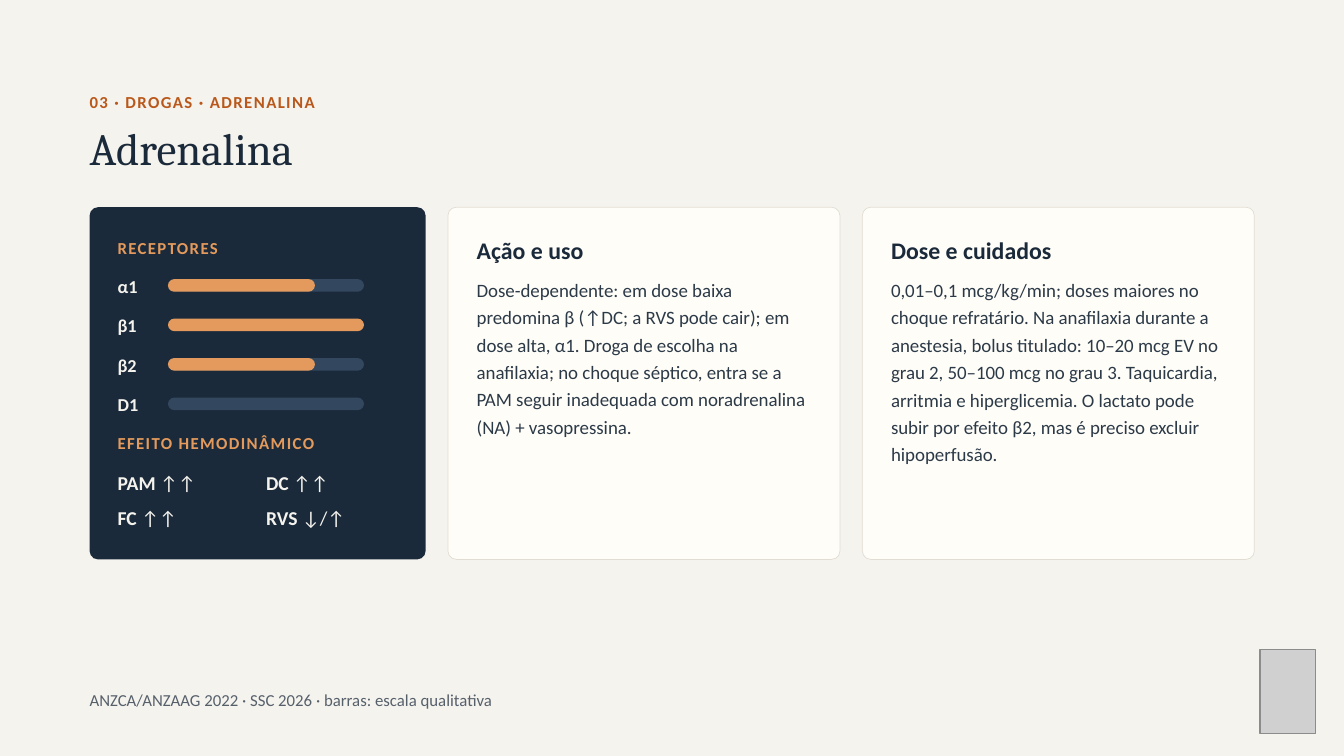
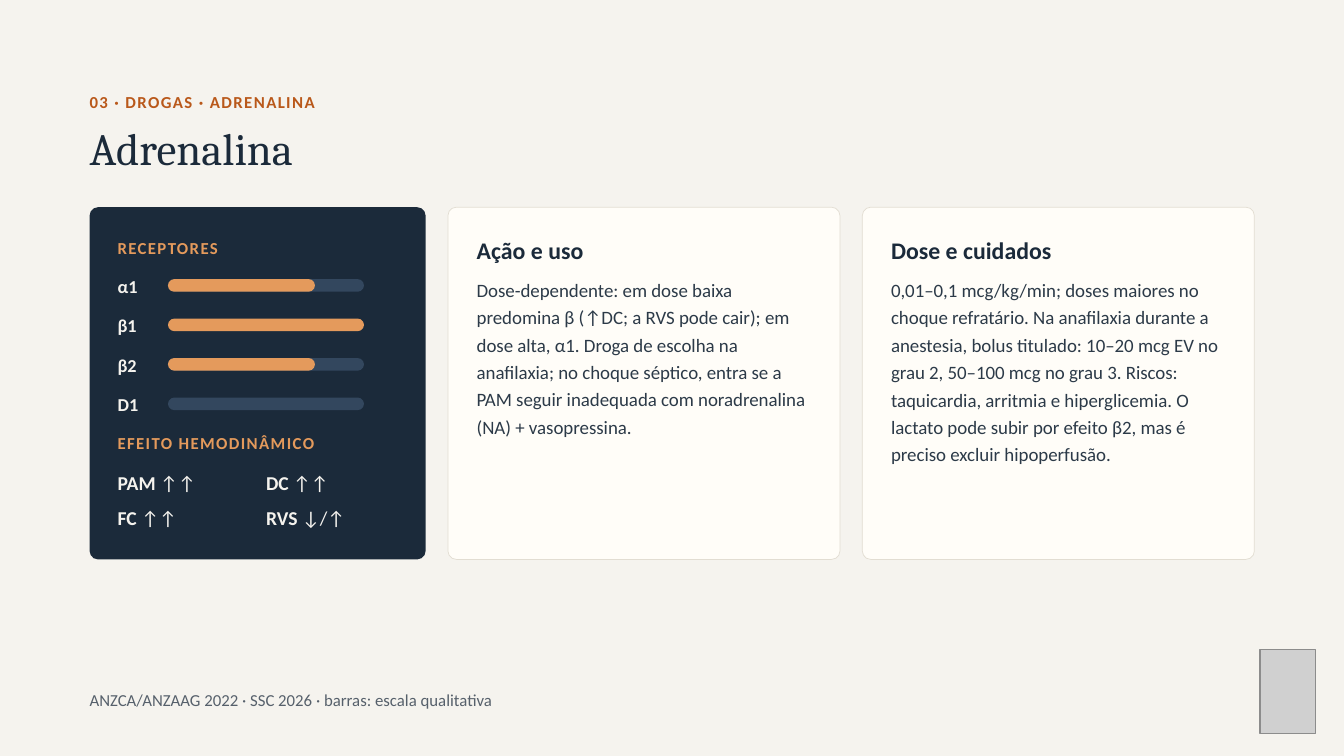
Before and after one commit to brunomoraesdubois-bit/Bruno, a slide deck: slide 8 of apresentacao/Aminas_Vasoativas.pptx. Drawn at 1344x756 pixels with LibreOffice and Linux fonts; fonts in the diff are those of the drawing; grey boxes stand for pictures. Boxes give left, top, right and bottom in pixels: in the first picture for what was removed or moved away, otherwise in the second. Text is boxed around its words. In the diff, an @@ line names an element or a change of style, - is before the commit and + after.

```diff
--- a/apresentacao/Aminas_Vasoativas.pptx
+++ b/apresentacao/Aminas_Vasoativas.pptx
@@ text at [891,284,1218,464]: text changed @@
-0,01–0,1 mcg/kg/min; doses maiores no choque refratário. Na anafilaxia durante a anestesia, bolus titulado: 10–20 mcg EV no grau 2, 50–100 mcg no grau 3. Taquicardia, arritmia e hiperglicemia. O lactato pode subir por efeito β2, mas é preciso excluir hipoperfusão.
+0,01–0,1 mcg/kg/min; doses maiores no choque refratário. Na anafilaxia durante a anestesia, bolus titulado: 10–20 mcg EV no grau 2, 50–100 mcg no grau 3. Riscos: taquicardia, arritmia e hiperglicemia. O lactato pode subir por efeito β2, mas é preciso excluir hipoperfusão.
```
Also in this commit, not shown: 12 other slides changed, 34 other files.
